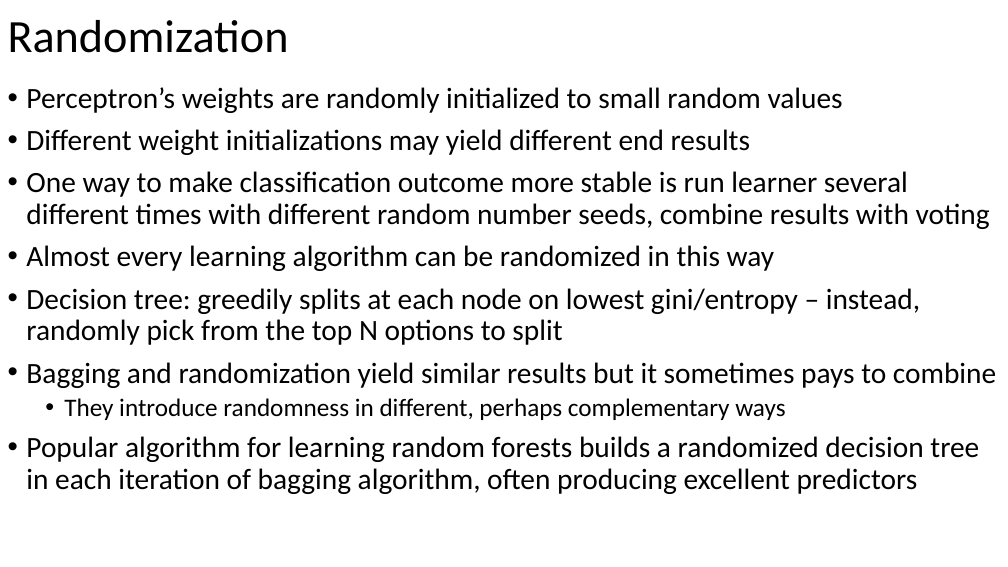
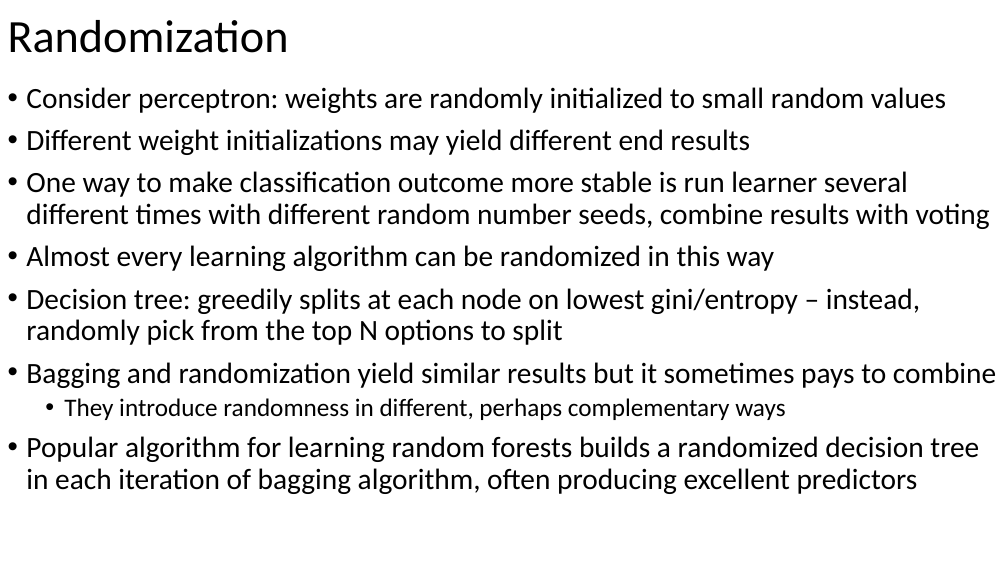
Before and after one commit to russellu/cs405, a slide deck: slide 9 of Lecture_25.pptx. Drawn at 1008x567 pixels with LibreOffice and Linux fonts; fonts in the diff are those of the drawing. Boxes give left, top, right and bottom in pixels: in the first picture for what was removed or moved away, otherwise in the second. Text is boxed around its words. In the diff, an @@ line names an element or a change of style, - is before the commit and + after.

```diff
--- a/Lecture_25.pptx
+++ b/Lecture_25.pptx
@@ text at (26, 87, 946, 113): text changed @@
-• Perceptron’s weights are randomly initialized to small random values
+• Consider perceptron: weights are randomly initialized to small random values
```
Also in this commit, not shown: 8 other slides changed, 2 slides added, 1 other file.
